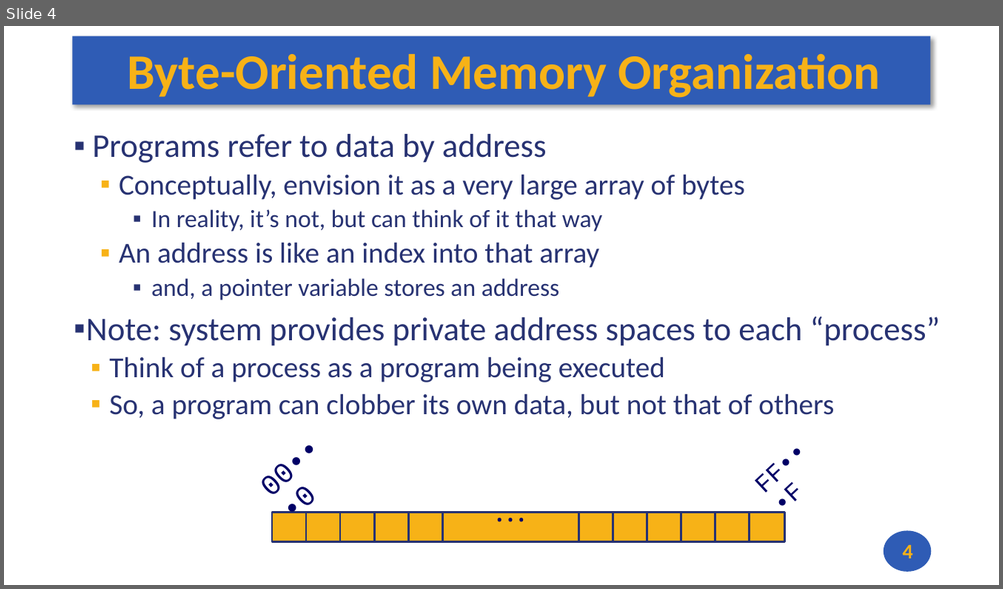
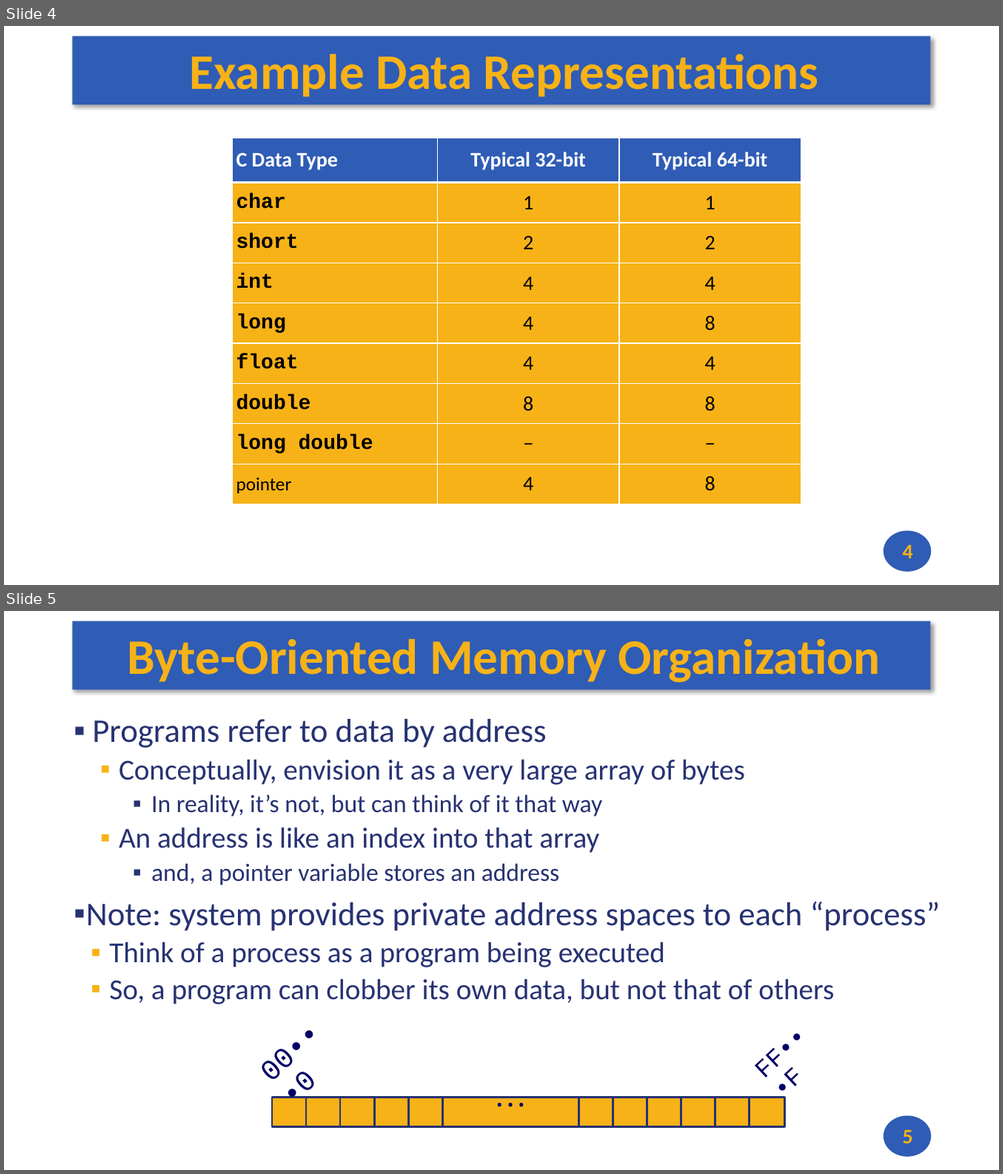
Before and after one commit to andrewt0301/hse-acos-course, a slide deck: docs/part1ca/02_DataTypes/CA_Lecture_02.pptx. Shown one above the other, each under a label of ours: slide 4 before the commit, slides 4 and 5 after it. The pictures are 1003x589 and 1003x1174 pixels, drawn with LibreOffice and Linux fonts; fonts in the diff are those of the drawing. Boxes give left, top, right and bottom in pixels: in the first picture for what was removed or moved away, otherwise in the second. Text is boxed around its words. In the diff, an @@ line names an element or a change of style, - is before the commit and + after.

Commit message:
Up

```diff
--- a/docs/part1ca/02_DataTypes/CA_Lecture_02.pptx
+++ b/docs/part1ca/02_DataTypes/CA_Lecture_02.pptx
@@ slide 4 added at [4,26,999,585], background #FFFFFF; not listed: 2 template elements that a slide beside it also shows @@
@@ title added at [189,53,819,97], 48 pt, text #F7B217, bold @@
+Example Data Representations
@@ table added at [233,138,802,505], 9 rows, 3 columns @@
+C Data Type | Typical 32-bit | Typical 64-bit
+char | 1 | 1
+short | 2 | 2
+int | 4 | 4
+long | 4 | 8
+float | 4 | 4
+double | 8 | 8
+long double | − | −
+pointer | 4 | 8
@@ page number added at [902,545,913,559], 20 pt, text #F7B217, bold @@
+4
@@ what was slide 4 is now slide 5 @@
@@ page number at [902,1130,913,1144]: text changed @@
-4
+5
```
